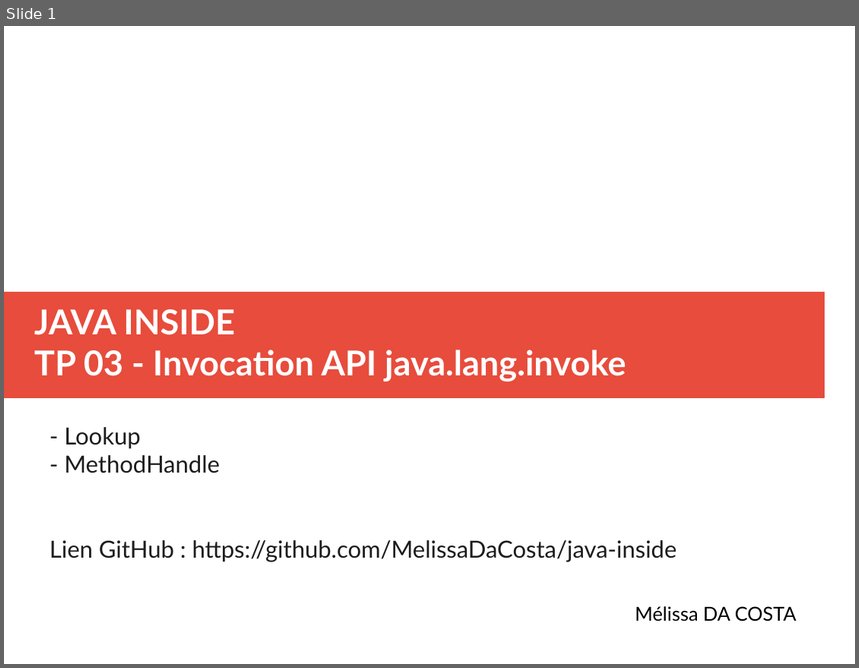
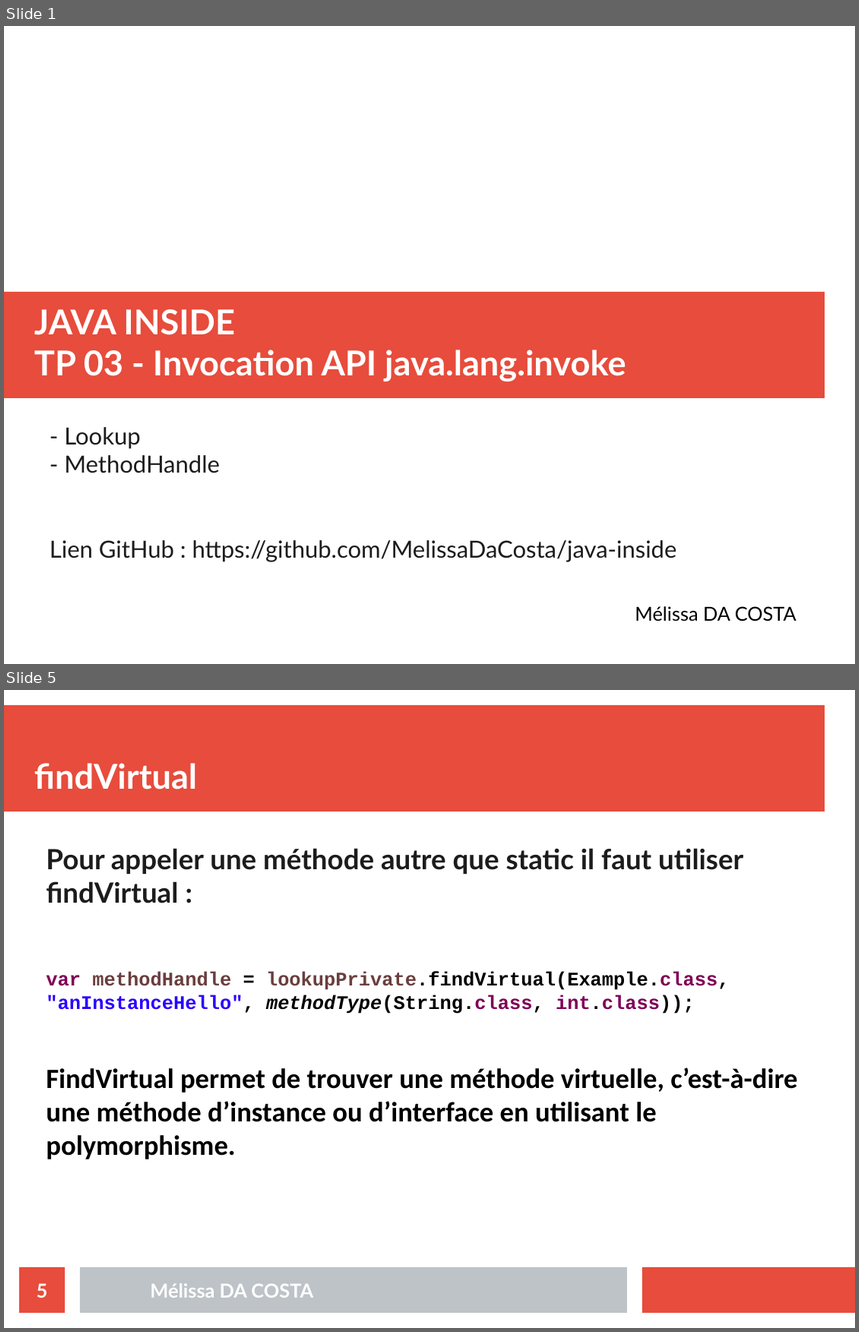
Before and after one commit to MelissaDaCosta/java-inside, a slide deck: lab3/Mélissa_DA_COSTA_slides_TP03.odp. Shown one above the other, each under a label of ours: slide 1 before the commit, slides 1 and 5 after it; the slides between them are not shown. The pictures are 859x668 and 859x1332 pixels, drawn with LibreOffice and Linux fonts; fonts in the diff are those of the drawing. Boxes give left, top, right and bottom in pixels: in the first picture for what was removed or moved away, otherwise in the second. Text is boxed around its words. In the diff, an @@ line names an element or a change of style, - is before the commit and + after.

```diff
--- a/lab3/Mélissa_DA_COSTA_slides_TP03.odp
+++ b/lab3/Mélissa_DA_COSTA_slides_TP03.odp
@@ slide 5 added at <box>4,690,855,1328</box>, background #FFFFFF @@
@@ rectangle added at <box>4,705,825,812</box>, fill #E74C3C @@
@@ title added at <box>34,763,197,790</box>, 32 pt, text #FFFFFF, bold @@
+findVirtual
@@ text added at <box>46,848,797,1160</box>, 26 pt, text #000000, bold @@
+Pour appeler une méthode autre que static il faut utiliser findVirtual :
+var methodHandle = lookupPrivate.findVirtual(Example.class, "anInstanceHello", methodType(String.class, int.class));
+FindVirtual permet de trouver une méthode virtuelle, c’est-à-dire une méthode d’instance ou d’interface en utilisant le polymorphisme.
@@ page number added at <box>19,1268,65,1313</box>, fill #E74C3C, 18 pt, text #FFFFFF, bold @@
+5
@@ rectangle added at <box>80,1268,627,1313</box>, fill #BDC3C7 @@
@@ rectangle added at <box>643,1268,855,1313</box>, fill #E74C3C @@
@@ text added at <box>150,1284,313,1298</box>, 18 pt, text #FFFFFF, bold @@
+Mélissa DA COSTA
```
Also in this commit, not shown: 1 slide changed, 5 other slides added, 5 slides removed, 4 other files.
